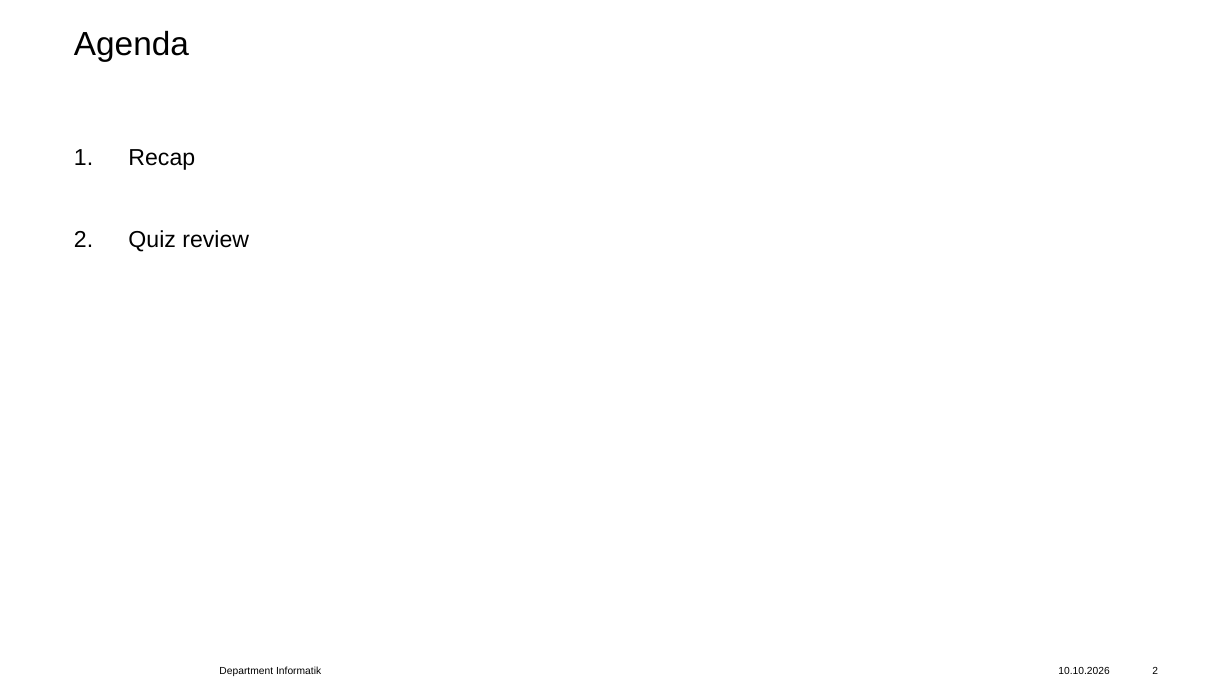
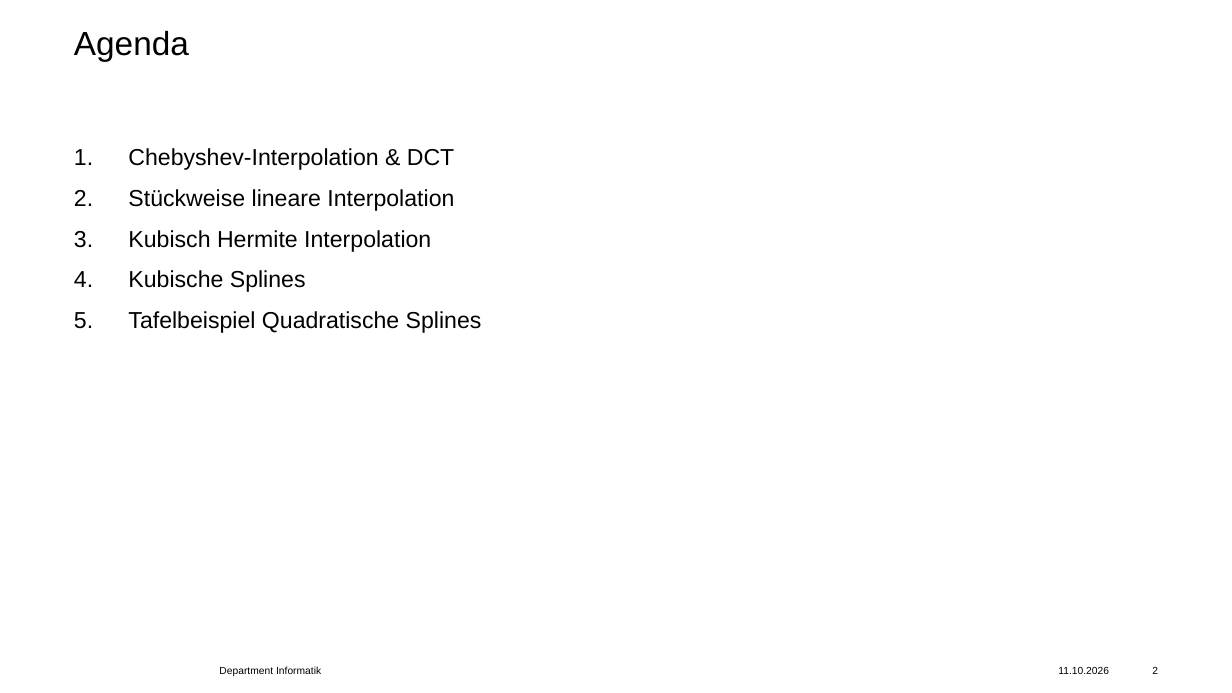
Before and after one commit to jvonaesch/jvonaesch.github.io, a slide deck: slide 2 of assets/data/slides/Woche 4.pptx. Drawn at 1232x693 pixels with LibreOffice and Linux fonts; fonts in the diff are those of the drawing; background and template pictures are left out. Boxes give left, top, right and bottom in pixels: in the first picture for what was removed or moved away, otherwise in the second. Text is boxed around its words. In the diff, an @@ line names an element or a change of style, - is before the commit and + after.

```diff
--- a/assets/data/slides/Woche 4.pptx
+++ b/assets/data/slides/Woche 4.pptx
@@ text at (128,148,482,333): text changed @@
-1. Recap
-2. Quiz review
+1. Chebyshev-Interpolation & DCT
+2. Stückweise lineare Interpolation
+3. Kubisch Hermite Interpolation
+4. Kubische Splines
+5. Tafelbeispiel Quadratische Splines
@@ text at (1058,667,1109,674): text changed @@
-10.10.2026
+11.10.2026
```
Also in this commit, not shown: 29 other slides changed, 1 slide removed, 24 other files.
